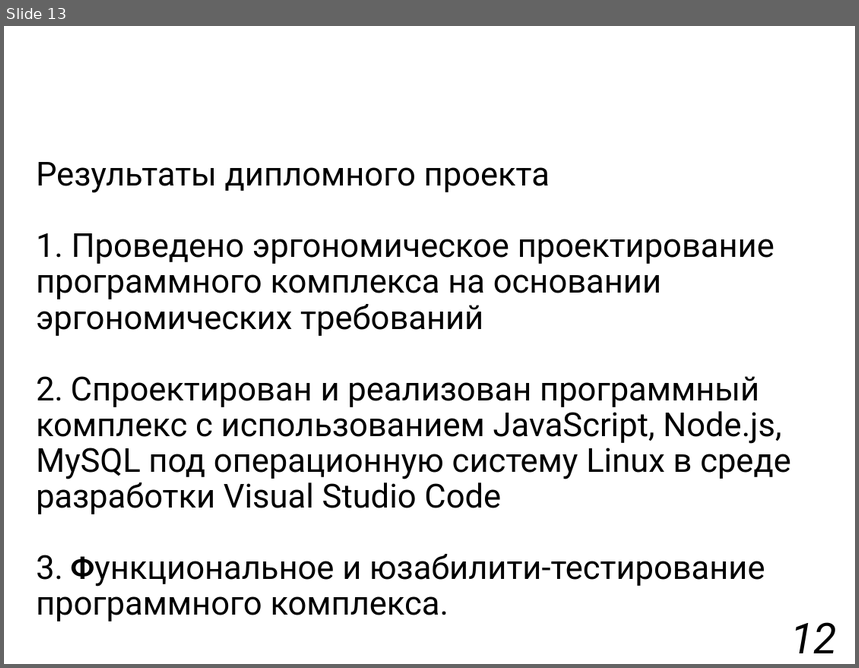
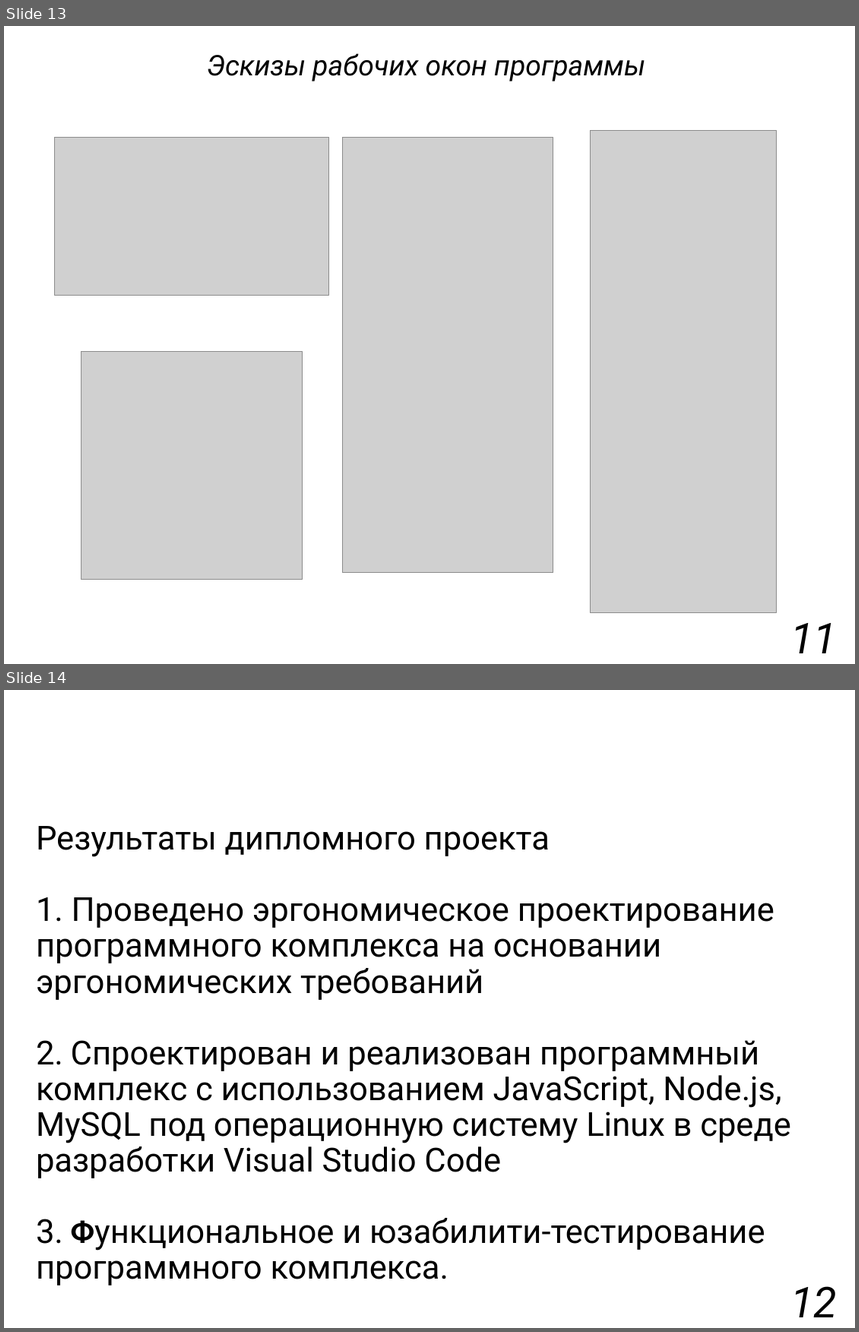
Before and after one commit to Vishota/diplom, a slide deck: презентация.pptx. Shown one above the other, each under a label of ours: slide 13 before the commit, slides 13 and 14 after it. The pictures are 859x668 and 859x1332 pixels, drawn with LibreOffice and Linux fonts; fonts in the diff are those of the drawing; grey boxes stand for pictures. Boxes give left, top, right and bottom in pixels: in the first picture for what was removed or moved away, otherwise in the second. Text is boxed around its words. In the diff, an @@ line names an element or a change of style, - is before the commit and + after.

```diff
--- a/презентация.pptx
+++ b/презентация.pptx
@@ slide 13 added at bbox=[4, 26, 855, 664], background #FFFFFF @@
@@ text added at bbox=[207, 53, 645, 81], 24 pt, text #000000, italic @@
+Эскизы рабочих окон программы
@@ picture added at bbox=[54, 138, 329, 295] @@
@@ picture added at bbox=[343, 138, 554, 573] @@
@@ picture added at bbox=[591, 131, 776, 613] @@
@@ picture added at bbox=[82, 352, 303, 580] @@
@@ text added at bbox=[791, 623, 837, 654], 36 pt, text #000000, italic @@
+11
@@ what was slide 13 is now slide 14 @@
```
Also in this commit, not shown: 2 slides changed, 1 other slide added, 1 slide removed, 1 other file.
